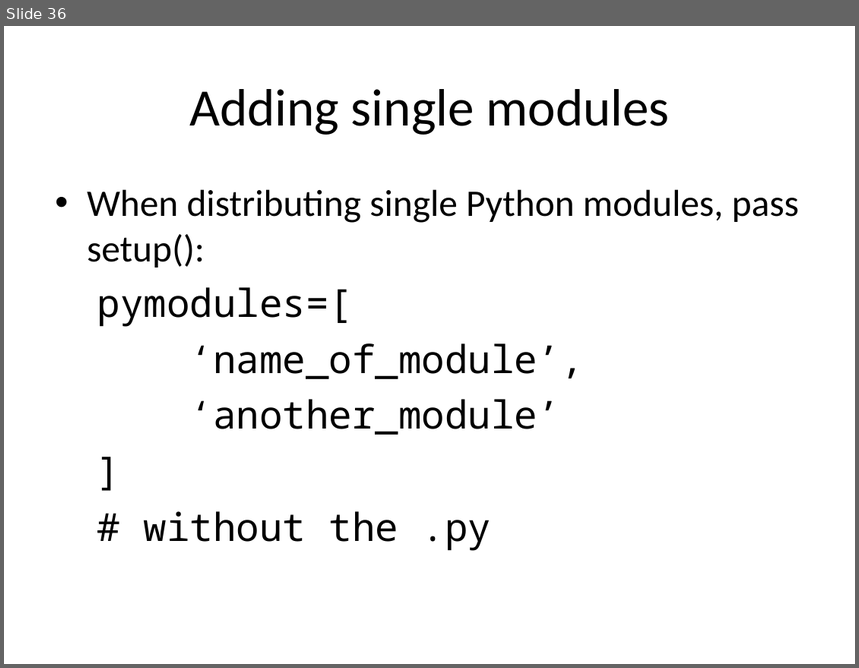
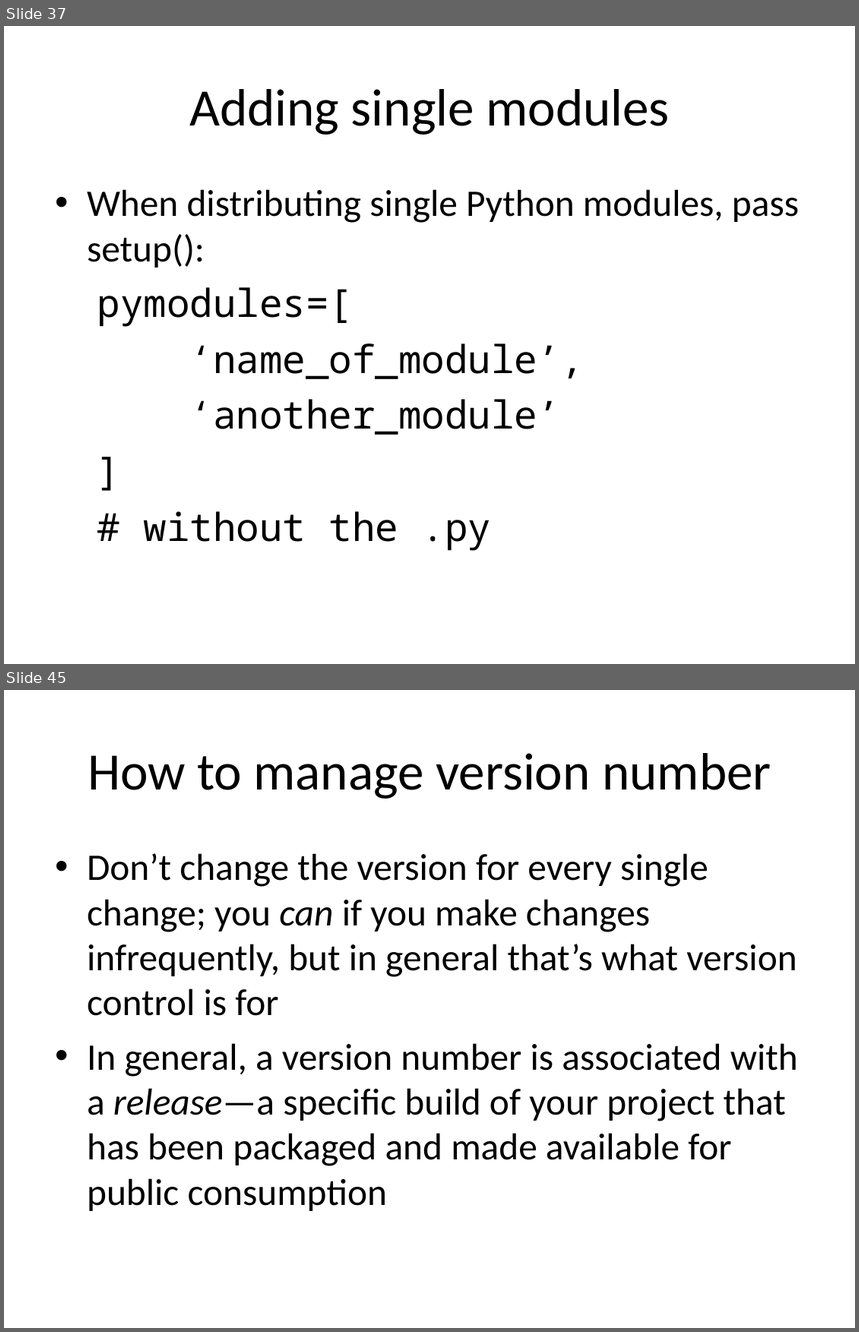
Before and after one commit to embray/pyastro-packaging-tutorial, a slide deck: packaging.ppt. Shown one above the other, each under a label of ours: slide 36 before the commit, slides 37 and 45 after it; the slides between them are not shown. The pictures are 859x668 and 859x1332 pixels, drawn with LibreOffice and Linux fonts; fonts in the diff are those of the drawing. Boxes give left, top, right and bottom in pixels: in the first picture for what was removed or moved away, otherwise in the second. Text is boxed around its words. In the diff, an @@ line names an element or a change of style, - is before the commit and + after.

```diff
--- a/packaging.ppt
+++ b/packaging.ppt
@@ slide 45 added at (4, 690, 855, 1328), background #FFFFFF @@
@@ title added at (88, 753, 772, 799), 49 pt, text #000000 @@
+How to manage version number
@@ text added at (87, 853, 798, 1211), 35 pt, text #000000 @@
+• Don’t change the version for every single change; you can if you make changes infrequently, but in general that’s what version control is for
+• In general, a version number is associated with a release—a specific build of your project that has been packaged and made available for public consumption
@@ what was slide 36 is now slide 37 @@
```
Also in this commit, not shown: 1 slide changed, 25 other slides added.
